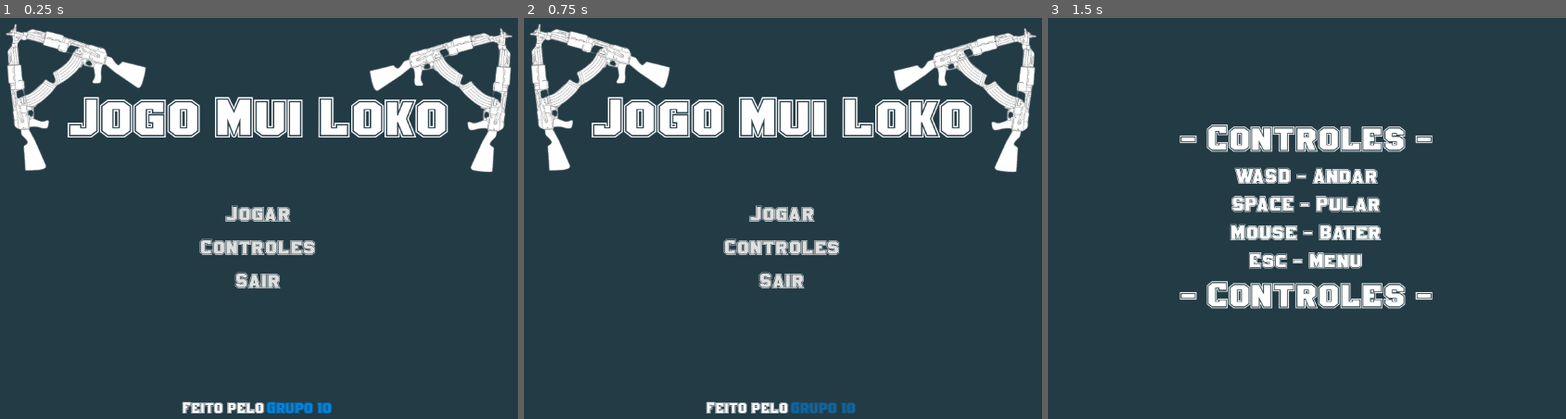
Above: before the commit, frames 1-3 (left to right).
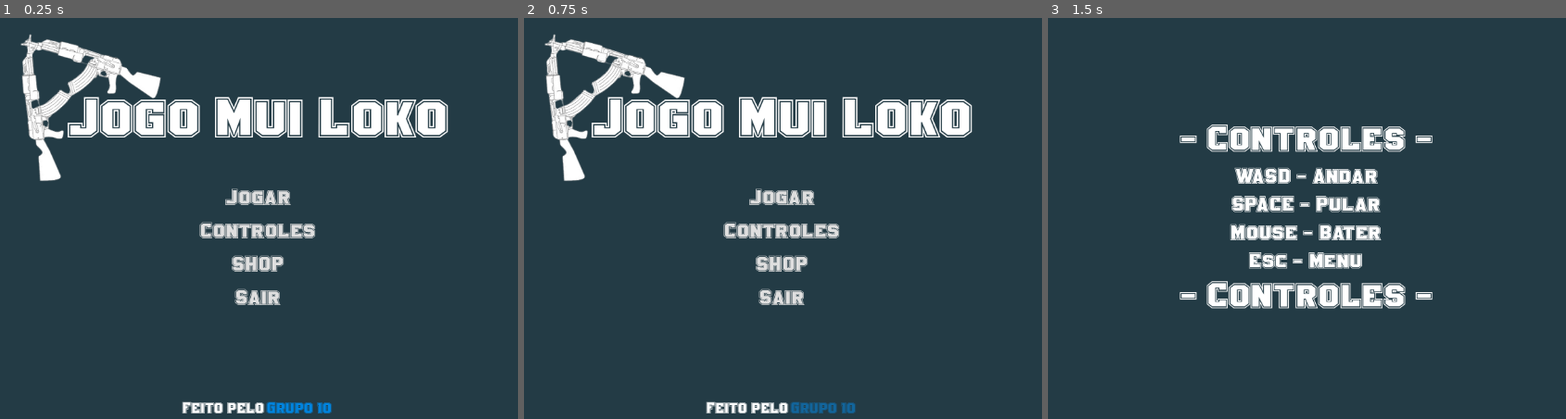
Above: after the commit, the same moments.

Repository: project-godot/project_godot_group10
Game: Godot game, scene res://main/MainMenu.tscn
Two runs of this game, one before a commit and one after it. Both use one fixed random seed, a clock stepped at 60 frames per second and the inputs below.
Inputs:
- Up to frame 1 (0.25 s): no input
- Up to frame 2 (0.75 s): click "Grupo 10" at 0.5 s
- Up to frame 3 (1.5 s): click "Controles" at 1.25 s

The runs differ from the first frame. In frame 1, 9.5% of the frame differs, in the area x 1-99%, y 1-72%; in frame 2, 9.5%; in frame 3, nothing differs.

Commit message:
created new tscns

Diff:
--- /dev/null
+++ b/levels/level1.tscn
@@ -0,0 +1,3 @@
+[gd_scene format=3 uid="uid://cfin7ylq3jct0"]
+
+[node name="Level1" type="Node2D"]
--- /dev/null
+++ b/main/LevelSelect.tscn
@@ -0,0 +1,153 @@
+[gd_scene load_steps=2 format=3 uid="uid://tvopkw2op6hj"]
+
+[ext_resource type="FontFile" uid="uid://c2xs02gn1854n" path="res://assets/fonts/Golden Varsity Outline.ttf" id="1_r3wop"]
+
+[node name="LevelSelect" type="Control"]
+layout_mode = 3
+anchors_preset = 15
+anchor_right = 1.0
+anchor_bottom = 1.0
+grow_horizontal = 2
+grow_vertical = 2
+
+[node name="BackGroundColor" type="ColorRect" parent="."]
+layout_mode = 1
+anchors_preset = 15
+anchor_right = 1.0
+anchor_bottom = 1.0
+grow_horizontal = 2
+grow_vertical = 2
+color = Color(0.139447, 0.231082, 0.268781, 1)
+
+[node name="LabelLevelSelect" type="Label" parent="."]
+layout_mode = 1
+anchors_preset = 5
+anchor_left = 0.5
+anchor_right = 0.5
+offset_left = -100.0
+offset_top = 60.0
+offset_right = 100.0
+offset_bottom = 127.0
+grow_horizontal = 2
+theme_override_fonts/font = ExtResource("1_r3wop")
+theme_override_font_sizes/font_size = 70
+text = "Niveis"
+horizontal_alignment = 1
+vertical_alignment = 1
+
+[node name="GridContainerlevels" type="GridContainer" parent="."]
+layout_mode = 1
+anchors_preset = 8
+anchor_left = 0.5
+anchor_top = 0.5
+anchor_right = 0.5
+anchor_bottom = 0.5
+offset_left = -548.5
+offset_top = -98.0
+offset_right = 548.5
+offset_bottom = 98.0
+grow_horizontal = 2
+grow_vertical = 2
+theme_override_constants/h_separation = 100
+theme_override_constants/v_separation = 50
+columns = 7
+
+[node name="ButtonLevel1" type="Button" parent="GridContainerlevels"]
+layout_mode = 2
+focus_mode = 0
+text = "Level 1"
+
+[node name="ButtonLevel2" type="Button" parent="GridContainerlevels"]
+layout_mode = 2
+focus_mode = 0
+text = "Level 2"
+
+[node name="ButtonLevel3" type="Button" parent="GridContainerlevels"]
+layout_mode = 2
+focus_mode = 0
+text = "Level 3"
+
+[node name="ButtonLevel4" type="Button" parent="GridContainerlevels"]
+layout_mode = 2
+focus_mode = 0
+text = "Level 4"
+
+[node name="ButtonLevel5" type="Button" parent="GridContainerlevels"]
+layout_mode = 2
+focus_mode = 0
+text = "Level 5"
+
+[node name="ButtonLevel6" type="Button" parent="GridContainerlevels"]
+layout_mode = 2
+focus_mode = 0
+text = "Level 6"
+
+[node name="ButtonLevel7" type="Button" parent="GridContainerlevels"]
+layout_mode = 2
+focus_mode = 0
+text = "Level 7"
+
+[node name="ButtonLevel8" type="Button" parent="GridContainerlevels"]
+layout_mode = 2
+focus_mode = 0
+text = "Level 8"
+
+[node name="ButtonLevel9" type="Button" parent="GridContainerlevels"]
+layout_mode = 2
+focus_mode = 0
+text = "Level 9"
+
+[node name="ButtonLevel10" type="Button" parent="GridContainerlevels"]
+layout_mode = 2
+focus_mode = 0
+text = "Level 10"
+
+[node name="ButtonLevel11" type="Button" parent="GridContainerlevels"]
+layout_mode = 2
+focus_mode = 0
+text = "Level 11"
+
+[node name="ButtonLevel12" type="Button" parent="GridContainerlevels"]
+layout_mode = 2
+focus_mode = 0
+text = "Level 12"
+
+[node name="ButtonLevel13" type="Button" parent="GridContainerlevels"]
+layout_mode = 2
+focus_mode = 0
+text = "Level 13"
+
+[node name="ButtonLevel14" type="Button" parent="GridContainerlevels"]
+layout_mode = 2
+focus_mode = 0
+text = "Level 14"
+
+[node name="ButtonLevel15" type="Button" parent="GridContainerlevels"]
+layout_mode = 2
+focus_mode = 0
+text = "Level 15"
+
+[node name="ButtonLevel16" type="Button" parent="GridContainerlevels"]
+layout_mode = 2
+focus_mode = 0
+text = "Level 16"
+
+[node name="ButtonLevel17" type="Button" parent="GridContainerlevels"]
+layout_mode = 2
+focus_mode = 0
+text = "Level 17"
+
+[node name="ButtonLevel18" type="Button" parent="GridContainerlevels"]
+layout_mode = 2
+focus_mode = 0
+text = "Level 18"
+
+[node name="ButtonLevel19" type="Button" parent="GridContainerlevels"]
+layout_mode = 2
+focus_mode = 0
+text = "Level 19"
+
+[node name="ButtonLevel20" type="Button" parent="GridContainerlevels"]
+layout_mode = 2
+focus_mode = 0
+text = "Level 20"
--- a/main/MainMenu.tscn
+++ b/main/MainMenu.tscn
@@ -102,6 +102,15 @@
 "
 flat = true
 
+[node name="ButtonShop" type="Button" parent="MainContainer/HContainer/VContainer" groups=["button"]]
+layout_mode = 2
+focus_mode = 0
+theme_override_fonts/font = ExtResource("1_e0qxd")
+theme_override_font_sizes/font_size = 35
+text = "SHOP
+"
+flat = true
+
 [node name="ButtonQuit" type="Button" parent="MainContainer/HContainer/VContainer" groups=["button"]]
 layout_mode = 2
 focus_mode = 0
@@ -110,16 +119,9 @@
 text = "Sair"
 flat = true
 
-[node name="ak" type="Sprite2D" parent="."]
-auto_translate_mode = 2
-position = Vector2(898, 107)
-rotation = 0.698132
-scale = Vector2(0.71045, 0.71045)
-texture = ExtResource("2_id64e")
-
 [node name="ak2" type="Sprite2D" parent="."]
 auto_translate_mode = 2
-position = Vector2(255, 103)
+position = Vector2(278, 119)
 rotation = -0.698132
 scale = Vector2(0.71, 0.71)
 texture = ExtResource("2_id64e")
--- /dev/null
+++ b/main/Shop.tscn
@@ -0,0 +1,18 @@
+[gd_scene format=3 uid="uid://ddr5h2oqsvcs3"]
+
+[node name="Shop" type="Control"]
+layout_mode = 3
+anchors_preset = 15
+anchor_right = 1.0
+anchor_bottom = 1.0
+grow_horizontal = 2
+grow_vertical = 2
+
+[node name="BackGroundColor" type="ColorRect" parent="."]
+layout_mode = 1
+anchors_preset = 15
+anchor_right = 1.0
+anchor_bottom = 1.0
+grow_horizontal = 2
+grow_vertical = 2
+color = Color(0.139447, 0.231082, 0.268781, 1)
--- a/managers/GameManager.gd
+++ b/managers/GameManager.gd
@@ -9,15 +9,13 @@
 func on_button_pressed(button: Button) -> void:
 	match button.name:
 		"ButtonPlay":
-			print('teste')
-			get_tree().change_scene_to_file("")
-
+			get_tree().change_scene_to_file("res://main/LevelSelect.tscn")
 		"ButtonControls":
 			get_tree().change_scene_to_file("res://main/Controls.tscn")
-
+		"ButtonShop":
+			get_tree().change_scene_to_file("res://main/Shop.tscn")
 		"ButtonQuit":
 			get_tree().quit()
-
 		"ButtonInfo":
 			OS.shell_open("https://media.licdn.com/dms/image/v2/C4E12AQGC77I_ni5vhQ/article-cover_image-shrink_600_2000/article-cover_image-shrink_600_2000/0/1547650472214?e=2147483647&v=beta&t=0IqtSeF59nVecE6-YVnVH1Pp2hw207O-eilh6pQaAMA")
 
